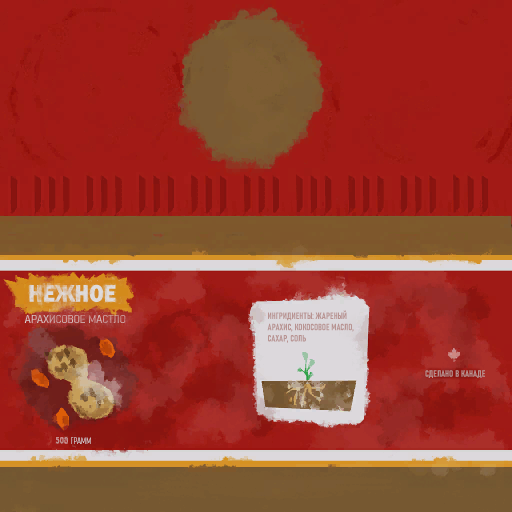
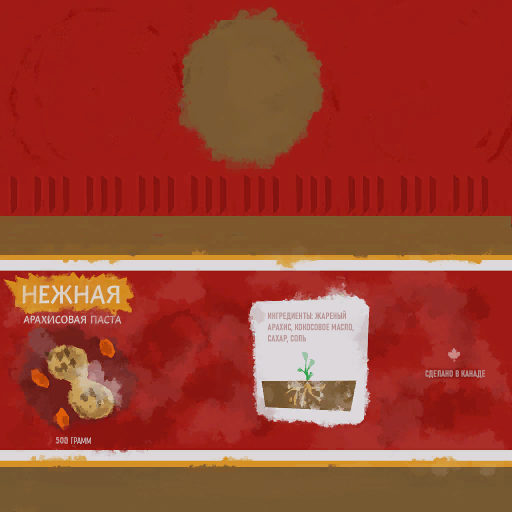
Layers edited between the first and the second 512x512 image:
renamed "ИНГРИДИенты: жареный арахис, кокосовое масло, сахар, соль" to "ИНГРеДИенты: жареный арахис, кокосовое масло, сахар, соль", painted on it over <box>284,310,347,321</box>
hid "арахисовое мастло", painted on it over <box>23,305,133,331</box>
hid "нежное" over <box>27,281,119,314</box>
added layer "АРАХИСОВАЯ ПАСТА" above "НЕЖНАЯ" over <box>16,306,130,331</box>
added layer "НЕЖНАЯ" above "Layer 1" over <box>0,257,147,328</box>